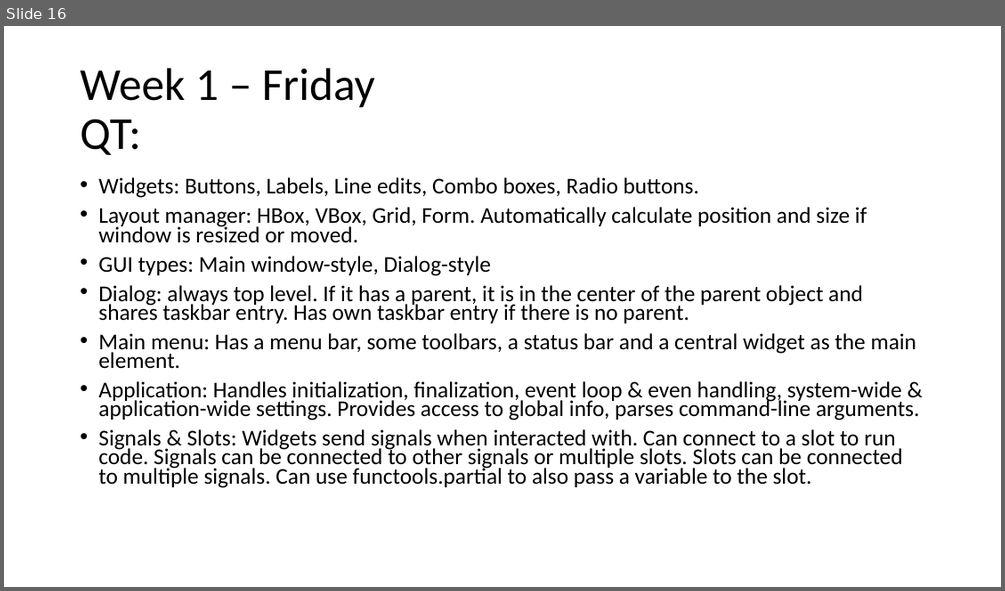
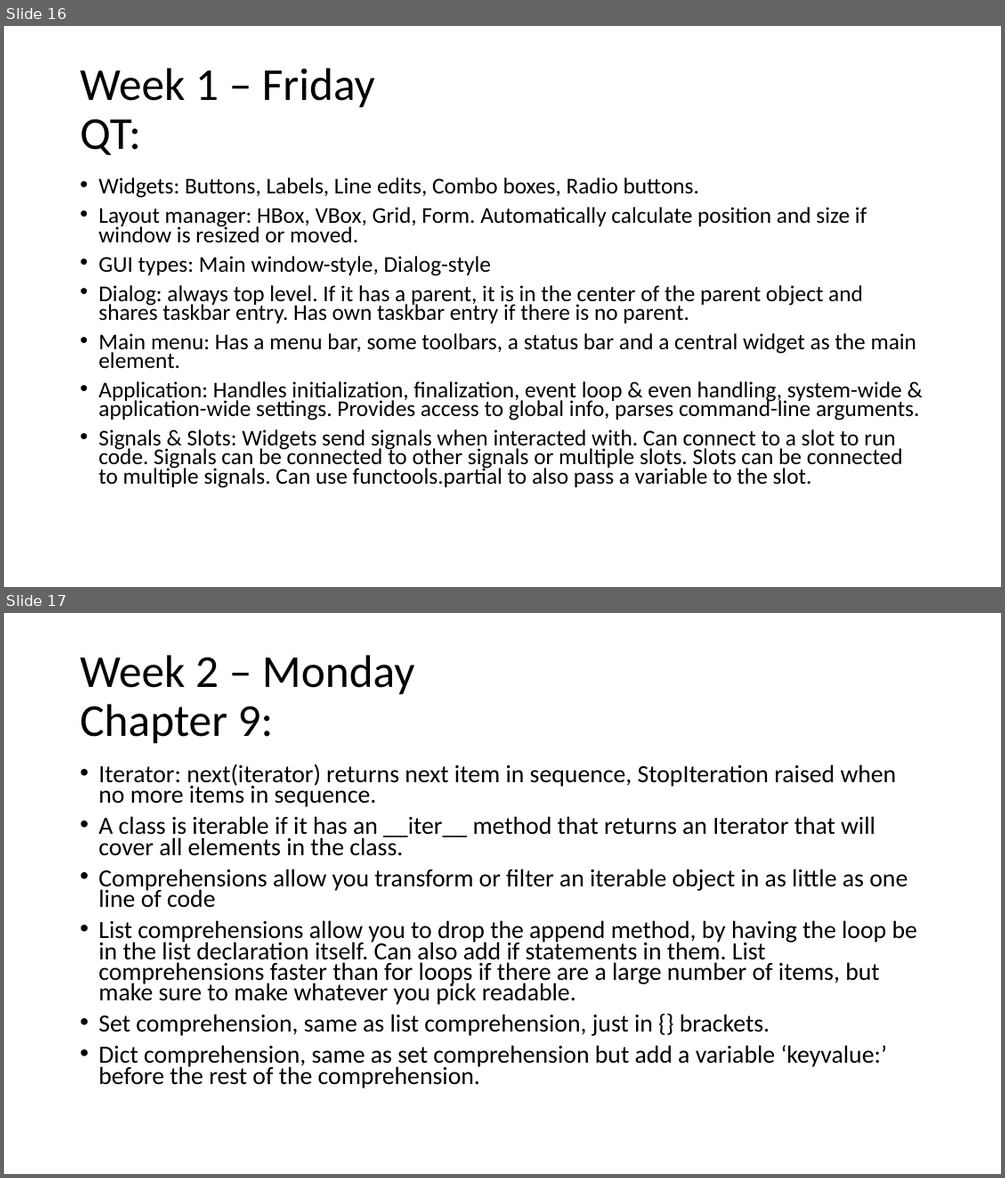
Before and after one commit to lamersfa/Python-Training-wk2226, a slide deck: Information learned during Python training.pptx. Shown one above the other, each under a label of ours: slide 16 before the commit, slides 16 and 17 after it. The pictures are 1005x591 and 1005x1178 pixels, drawn with LibreOffice and Linux fonts; fonts in the diff are those of the drawing. Boxes give left, top, right and bottom in pixels: in the first picture for what was removed or moved away, otherwise in the second. Text is boxed around its words. In the diff, an @@ line names an element or a change of style, - is before the commit and + after.

```diff
--- a/Information learned during Python training.pptx
+++ b/Information learned during Python training.pptx
@@ slide 17 added at (x1=4, y1=613, x2=1001, y2=1174), background #FFFFFF @@
@@ title added at (x1=80, y1=655, x2=415, y2=744), 44 pt, text #000000 @@
+Week 2 – Monday
+Chapter 9:
@@ text added at (x1=98, y1=764, x2=917, y2=1088), 23.8 pt, text #000000 @@
+• Iterator: next(iterator) returns next item in sequence, StopIteration raised when no more items in sequence.
+• A class is iterable if it has an __iter__ method that returns an Iterator that will cover all elements in the class.
+• Comprehensions allow you transform or filter an iterable object in as little as one line of code
+• List comprehensions allow you to drop the append method, by having the loop be in the list declaration itself. Can also add if statements in them. List comprehensions faster than for loops if there are a large number of items, but make sure to make whatever you pick readable.
+• Set comprehension, same as list comprehension, just in {} brackets.
+• Dict comprehension, same as set comprehension but add a variable ‘keyvalue:’ before the rest of the comprehension.
```
Also in this commit, not shown: 2 other slides added.
